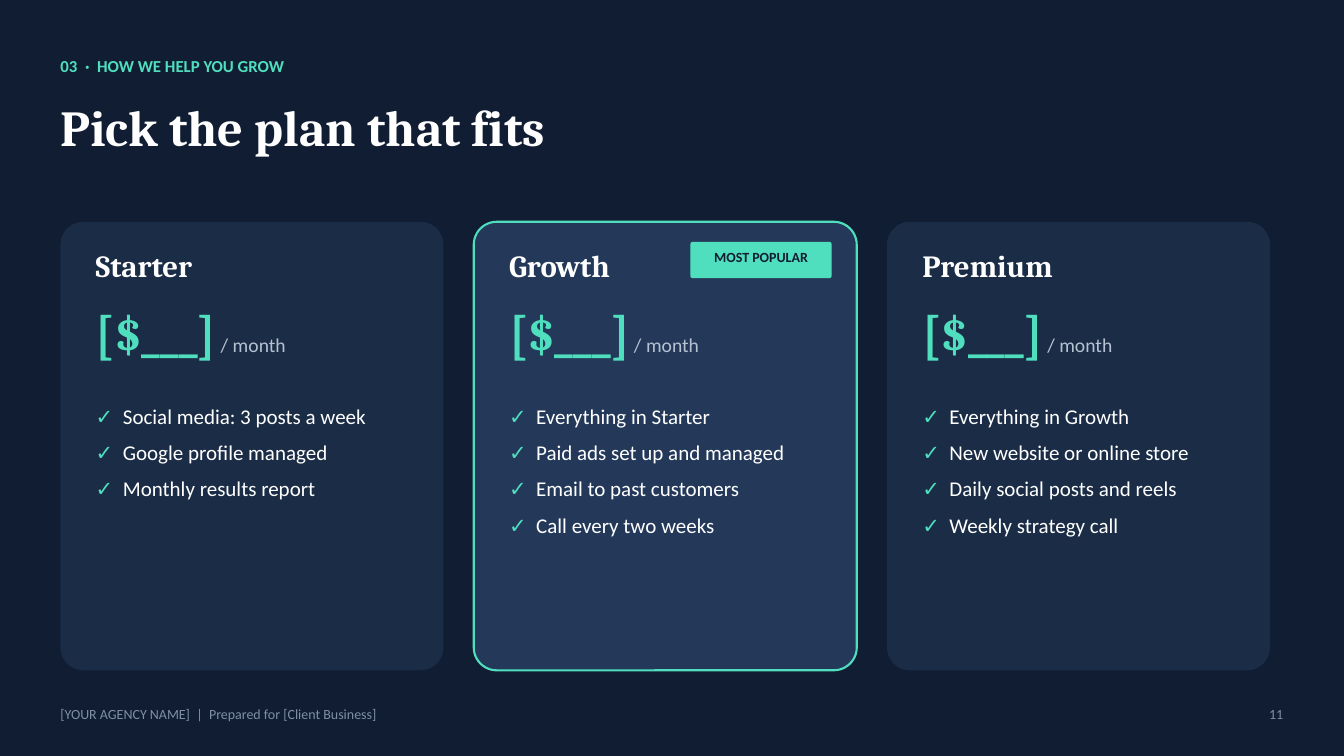
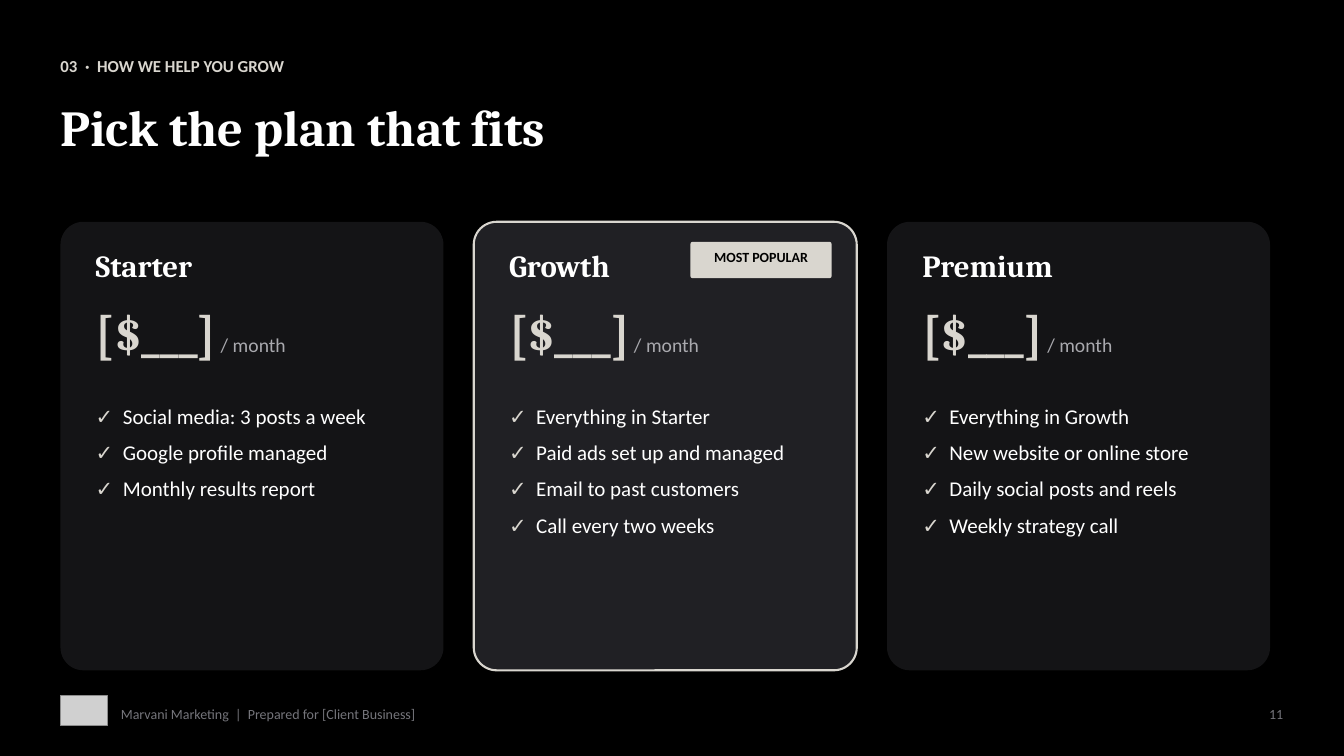
Before and after one commit to marvani043-max/Victor-, a slide deck: slide 11 of pitch-deck/Agency-Pitch-Deck.pptx. Drawn at 1344x756 pixels with LibreOffice and Linux fonts; fonts in the diff are those of the drawing; grey boxes stand for pictures. Boxes give left, top, right and bottom in pixels: in the first picture for what was removed or moved away, otherwise in the second. Text is boxed around its words. In the diff, an @@ line names an element or a change of style, - is before the commit and + after.

```diff
--- a/pitch-deck/Agency-Pitch-Deck.pptx
+++ b/pitch-deck/Agency-Pitch-Deck.pptx
@@ background #101D32 to #000000 @@
@@ text "03 · HOW WE HELP ..." at box(60, 61, 284, 72): text colour #50DFBE to #D9D6CF @@
@@ rounded rectangle at box(60, 222, 444, 670): fill #1B2D46 to #141416 @@
@@ rounded rectangle at box(474, 222, 857, 670): fill #24395A to #202024; outline #50DFBE 1.5 pt to #D9D6CF 1.5 pt @@
@@ rounded rectangle at box(887, 222, 1270, 670): fill #1B2D46 to #141416 @@
@@ text "MOST POPULAR" at box(714, 253, 808, 262): text colour #101D32 to #000000 @@
@@ rounded rectangle at box(691, 242, 832, 278): fill #50DFBE to #D9D6CF @@
@@ text colour #50DFBE to #D9D6CF in "[$___]"; text colour #B6C2D2 to #A9A9AE in "/ month" in 3 elements at box(233, 338, 286, 352), box(646, 338, 699, 352), box(1059, 338, 1112, 352) @@
@@ text "✓ Social media: 3 posts ..." at box(123, 409, 365, 500): text colour #50DFBE to #D9D6CF in "✓", "✓", "✓" @@
@@ text "✓ Everything in Starter" at box(536, 409, 784, 537): text colour #50DFBE to #D9D6CF in "✓", "✓", "✓", "✓" @@
@@ text "✓ Everything in Growth" at box(949, 409, 1188, 537): text colour #50DFBE to #D9D6CF in "✓", "✓", "✓", "✓" @@
@@ picture added at box(60, 696, 108, 726) @@
@@ text at box(121, 709, 415, 722): text changed; text colour #7F8FA6 to #75757B @@
-[YOUR AGENCY NAME] | Prepared for [Client Business]
+Marvani Marketing | Prepared for [Client Business]
@@ text "11" at box(1269, 710, 1283, 719): text colour #7F8FA6 to #75757B @@
```
Also in this commit, not shown: 11 other slides changed, 2 other files.
